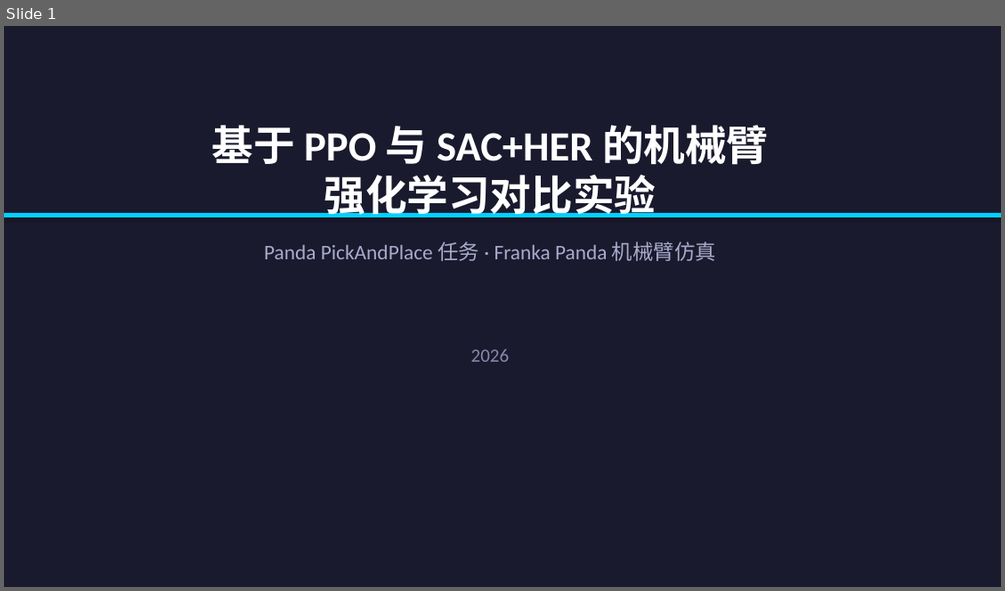
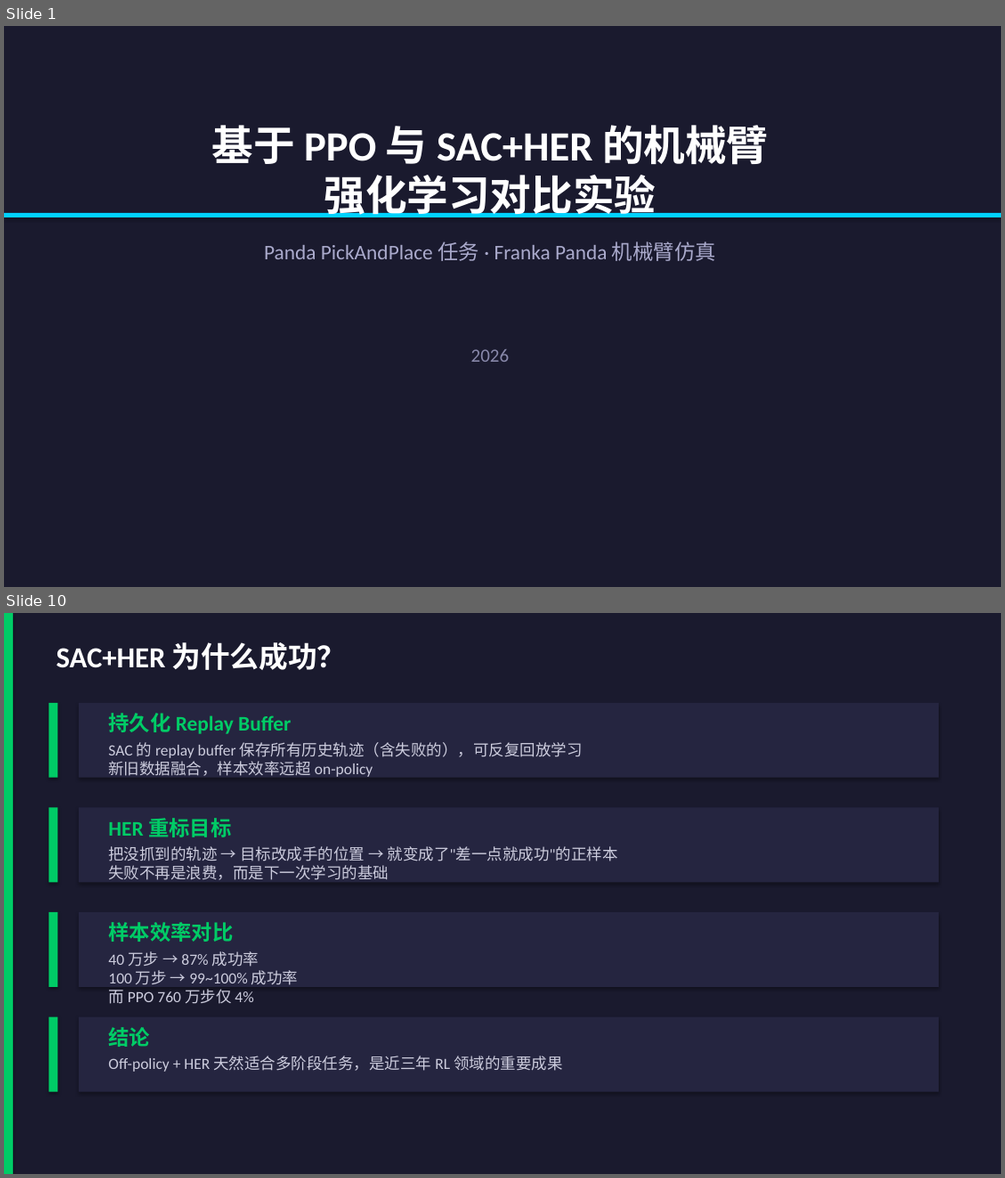
Before and after one commit to baobaolong777/RLStudy, a slide deck: 汇报PPT_PPO_vs_SAC_HER.pptx. Shown one above the other, each under a label of ours: slide 1 before the commit, slides 1 and 10 after it; the slides between them are not shown. The pictures are 1005x591 and 1005x1178 pixels, drawn with LibreOffice and Linux fonts; fonts in the diff are those of the drawing. Boxes give left, top, right and bottom in pixels: in the first picture for what was removed or moved away, otherwise in the second. Text is boxed around its words. In the diff, an @@ line names an element or a change of style, - is before the commit and + after.

```diff
--- a/汇报PPT_PPO_vs_SAC_HER.pptx
+++ b/汇报PPT_PPO_vs_SAC_HER.pptx
@@ slide 10 added at (4, 613, 1001, 1174), background #1A1A2E @@
@@ rectangle added at (4, 613, 13, 1174), fill #00CC66 @@
@@ text added at (57, 642, 347, 670), 28 pt, text #FFFFFF, bold @@
+SAC+HER 为什么成功？
@@ rectangle added at (48, 703, 57, 778), fill #00CC66 @@
@@ rectangle added at (79, 703, 938, 778), fill #252540 @@
@@ text added at (108, 713, 291, 734), 20 pt, text #00CC66, bold @@
+持久化 Replay Buffer
@@ text added at (108, 742, 582, 777), 15 pt, text #CCCCDD @@
+SAC 的 replay buffer 保存所有历史轨迹（含失败的），可反复回放学习
+新旧数据融合，样本效率远超 on-policy
@@ rectangle added at (48, 807, 57, 882), fill #00CC66 @@
@@ rectangle added at (79, 807, 938, 882), fill #252540 @@
@@ text added at (108, 818, 231, 837), 20 pt, text #00CC66, bold @@
+HER 重标目标
@@ text added at (108, 846, 618, 880), 15 pt, text #CCCCDD @@
+把没抓到的轨迹 → 目标改成手的位置 → 就变成了"差一点就成功"的正样本
+失败不再是浪费，而是下一次学习的基础
@@ rectangle added at (48, 912, 57, 987), fill #00CC66 @@
@@ rectangle added at (79, 912, 938, 987), fill #252540 @@
@@ text added at (108, 922, 233, 941), 20 pt, text #00CC66, bold @@
+样本效率对比
@@ text added at (108, 951, 298, 1004), 15 pt, text #CCCCDD @@
+40 万步 → 87% 成功率
+100 万步 → 99~100% 成功率
+而 PPO 760 万步仅 4%
@@ rectangle added at (48, 1017, 57, 1092), fill #00CC66 @@
@@ rectangle added at (79, 1017, 938, 1092), fill #252540 @@
@@ text added at (108, 1027, 150, 1046), 20 pt, text #00CC66, bold @@
+结论
@@ text added at (108, 1055, 562, 1071), 15 pt, text #CCCCDD @@
+Off-policy + HER 天然适合多阶段任务，是近三年 RL 领域的重要成果
```
Also in this commit, not shown: 5 slides changed, 5 other slides added, 3 slides removed, 1 other file.
